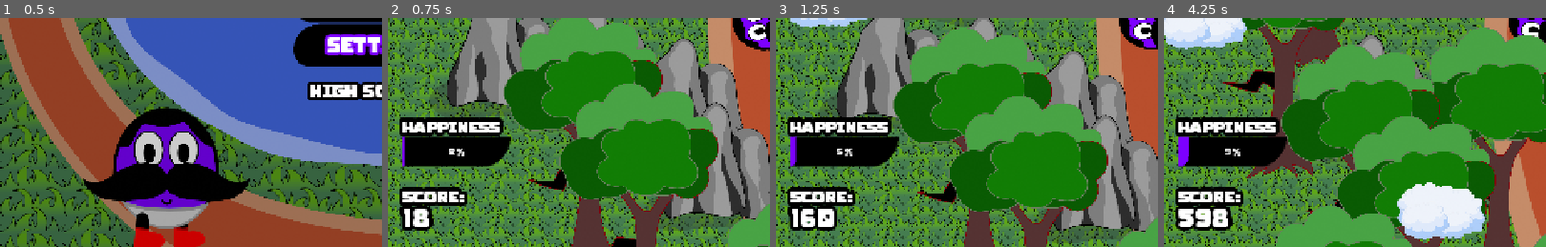
Above: before the commit, frames 1-4 (left to right).
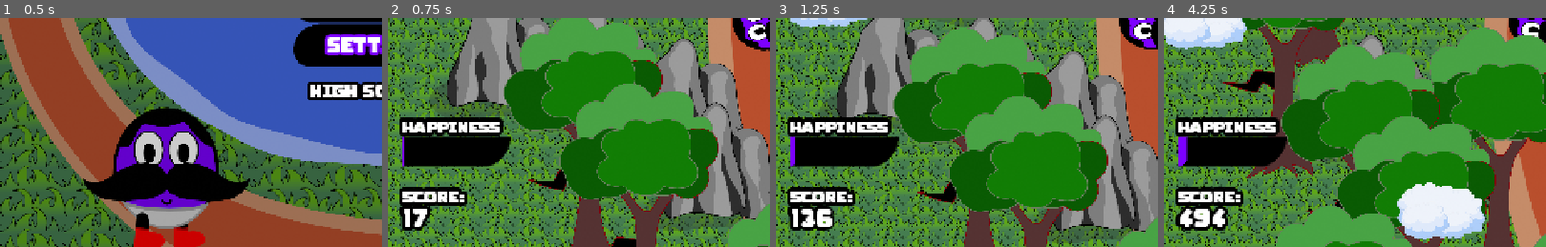
Above: after the commit, the same moments.

Repository: HyperGameDev/im-walking-here
Game: Godot game, scene res://scenes/main_scene.tscn
Same seed, same stepped clock (60 frames per second), same inputs: the game is played once before the commit and once after it.
Inputs (mouse positions are % of the whole screen's width and height, from its top left):
- Up to frame 1 (0.5 s): no input
- Up to frame 2 (0.75 s): click "PLAY" at 0.5 s
- Up to frame 3 (1.25 s): no input
- Up to frame 4 (4.25 s): click "||" at 1.25 s; click "RESTART" at 2 s; click "PLAY" at 2.75 s; click (60, 86) at 3.52 s
The pictures show only the part of the screen within x 0-50%, y 50-100%; the shares and areas given below are measured in that part.

Frame 1 is identical in both runs. In frame 2, 0.4% of the frame differs, in the area x 4-20%, y 51-93%; in frame 3, 0.6%; in frame 4, 0.9%, in the area x 3-20%, y 51-93%.

Commit message:
Final touches

Diff:
--- a/scenes/audio_manager.tscn
+++ b/scenes/audio_manager.tscn
@@ -41,79 +41,79 @@
 
 [node name="bird_noise" type="AudioStreamPlayer2D" parent="bird"]
 stream = ExtResource("2_2y2jw")
-max_distance = 1000.0
+max_distance = 1500.0
 attenuation = 0.5
 bus = &"Sfx"
 
 [node name="bird_noise2" type="AudioStreamPlayer2D" parent="bird"]
 stream = ExtResource("3_2y5yn")
-max_distance = 1000.0
+max_distance = 1500.0
 attenuation = 0.5
 bus = &"Sfx"
 
 [node name="bird_noise3" type="AudioStreamPlayer2D" parent="bird"]
 stream = ExtResource("4_oucy0")
-max_distance = 1000.0
+max_distance = 1500.0
 attenuation = 0.5
 bus = &"Sfx"
 
 [node name="bird_noise4" type="AudioStreamPlayer2D" parent="bird"]
 stream = ExtResource("5_cuol6")
-max_distance = 1000.0
+max_distance = 1500.0
 attenuation = 0.5
 bus = &"Sfx"
 
 [node name="bird_noise5" type="AudioStreamPlayer2D" parent="bird"]
 stream = ExtResource("6_m1k83")
-max_distance = 1000.0
+max_distance = 1500.0
 attenuation = 0.5
 bus = &"Sfx"
 
 [node name="bird_noise6" type="AudioStreamPlayer2D" parent="bird"]
 stream = ExtResource("7_oummu")
-max_distance = 1000.0
+max_distance = 1500.0
 attenuation = 0.5
 bus = &"Sfx"
 
 [node name="bird_noise7" type="AudioStreamPlayer2D" parent="bird"]
 stream = ExtResource("8_hssp1")
-max_distance = 1000.0
+max_distance = 1500.0
 attenuation = 0.5
 bus = &"Sfx"
 
 [node name="bird_noise8" type="AudioStreamPlayer2D" parent="bird"]
 stream = ExtResource("9_8b11i")
-max_distance = 1000.0
+max_distance = 1500.0
 attenuation = 0.5
 bus = &"Sfx"
 
 [node name="bird_noise9" type="AudioStreamPlayer2D" parent="bird"]
 stream = ExtResource("10_u6qdm")
-max_distance = 1000.0
+max_distance = 1500.0
 attenuation = 0.5
 bus = &"Sfx"
 
 [node name="bird_noise10" type="AudioStreamPlayer2D" parent="bird"]
 stream = ExtResource("11_f6jxr")
-max_distance = 1000.0
+max_distance = 1500.0
 attenuation = 0.5
 bus = &"Sfx"
 
 [node name="bird_noise11" type="AudioStreamPlayer2D" parent="bird"]
 stream = ExtResource("12_ovaav")
-max_distance = 1000.0
+max_distance = 1500.0
 attenuation = 0.5
 bus = &"Sfx"
 
 [node name="bird_noise12" type="AudioStreamPlayer2D" parent="bird"]
 stream = ExtResource("13_thanh")
-max_distance = 1000.0
+max_distance = 1500.0
 attenuation = 0.5
 bus = &"Sfx"
 
 [node name="bird_noise13" type="AudioStreamPlayer2D" parent="bird"]
 stream = ExtResource("14_nplbh")
-max_distance = 1000.0
+max_distance = 1500.0
 attenuation = 0.5
 bus = &"Sfx"
 
@@ -121,42 +121,42 @@
 
 [node name="AudioStreamPlayer" type="AudioStreamPlayer2D" parent="discord"]
 stream = ExtResource("16_u6qdm")
-max_distance = 1000.0
+max_distance = 1500.0
 attenuation = 0.5
 bus = &"Music"
 
 [node name="AudioStreamPlayer2" type="AudioStreamPlayer2D" parent="discord"]
 stream = ExtResource("17_f6jxr")
-max_distance = 1000.0
+max_distance = 1500.0
 attenuation = 0.5
 bus = &"Music"
 
 [node name="AudioStreamPlayer3" type="AudioStreamPlayer2D" parent="discord"]
 stream = ExtResource("18_ovaav")
-max_distance = 1000.0
+max_distance = 1500.0
 attenuation = 0.5
 bus = &"Music"
 
 [node name="AudioStreamPlayer4" type="AudioStreamPlayer2D" parent="discord"]
 stream = ExtResource("19_thanh")
-max_distance = 1000.0
+max_distance = 1500.0
 attenuation = 0.5
 bus = &"Music"
 
 [node name="AudioStreamPlayer5" type="AudioStreamPlayer2D" parent="discord"]
 stream = ExtResource("20_nplbh")
-max_distance = 1000.0
+max_distance = 1500.0
 attenuation = 0.5
 bus = &"Music"
 
 [node name="AudioStreamPlayer6" type="AudioStreamPlayer2D" parent="discord"]
 stream = ExtResource("21_24ib7")
-max_distance = 1000.0
+max_distance = 1500.0
 attenuation = 0.5
 bus = &"Music"
 
 [node name="AudioStreamPlayer7" type="AudioStreamPlayer2D" parent="discord"]
 stream = ExtResource("22_kr8a2")
-max_distance = 1000.0
+max_distance = 1500.0
 attenuation = 0.5
 bus = &"Music"
--- a/scenes/main_scene.tscn
+++ b/scenes/main_scene.tscn
@@ -54,6 +54,9 @@
 [node name="Player" parent="Gameplay/Path2D" instance=ExtResource("4_c1pb6")]
 position = Vector2(-538.179, -446.047)
 rotation = -1.78508
+
+[node name="Camera2D" parent="Gameplay/Path2D/Player" index="0"]
+visible = false
 
 [node name="scenery" type="Node2D" parent="Gameplay"]
 
--- a/scenes/player.tscn
+++ b/scenes/player.tscn
@@ -10,3 +10,4 @@
 zoom = Vector2(0.55, 0.55)
 
 [node name="Player_Sprites" parent="." instance=ExtResource("1_3vyb7")]
+animation = &"idle"
--- a/scenes/ui.tscn
+++ b/scenes/ui.tscn
@@ -50,6 +50,7 @@
 mouse_filter = 2
 theme = ExtResource("1_nt7q6")
 value = 1.0
+show_percentage = false
 
 [node name="HSeparator" type="HSeparator" parent="Container_Left/VSplitContainer/VBox_Top_UI"]
 custom_minimum_size = Vector2(0, 30)
--- a/scripts/bird.gd
+++ b/scripts/bird.gd
@@ -1,7 +1,7 @@
 extends AnimatedSprite2D
 class_name Bird
 
-var TimerMax : float = randf_range(2,5)
+var TimerMax : float = randf_range(2,4)
 var time : float = TimerMax
 
 func TimerCount(InDelta: float) -> void:
@@ -25,5 +25,5 @@
 		AudioManager.play_discord(global_position)
 	var score_cost : float = 300
 	score_cost /= global_position.distance_to(Player.ref.global_position)
-	score_cost*=10
+	score_cost*=80*Player.ref.progress_ratio
 	UI.ref.reduce_happiness(score_cost)
--- a/scripts/game_manager.gd
+++ b/scripts/game_manager.gd
@@ -1,6 +1,6 @@
 extends Node
 
-var happiness_factor : float = .1
+var happiness_factor : float = .075
 var score : int = 0
 var score_mult : float = 10.
 	#get:
Not shown: 1 places in scenes/main_scene.tscn that only renumber resources
Not shown: 1 places in scenes/world_entities/tree_2.tscn that only renumber resources
